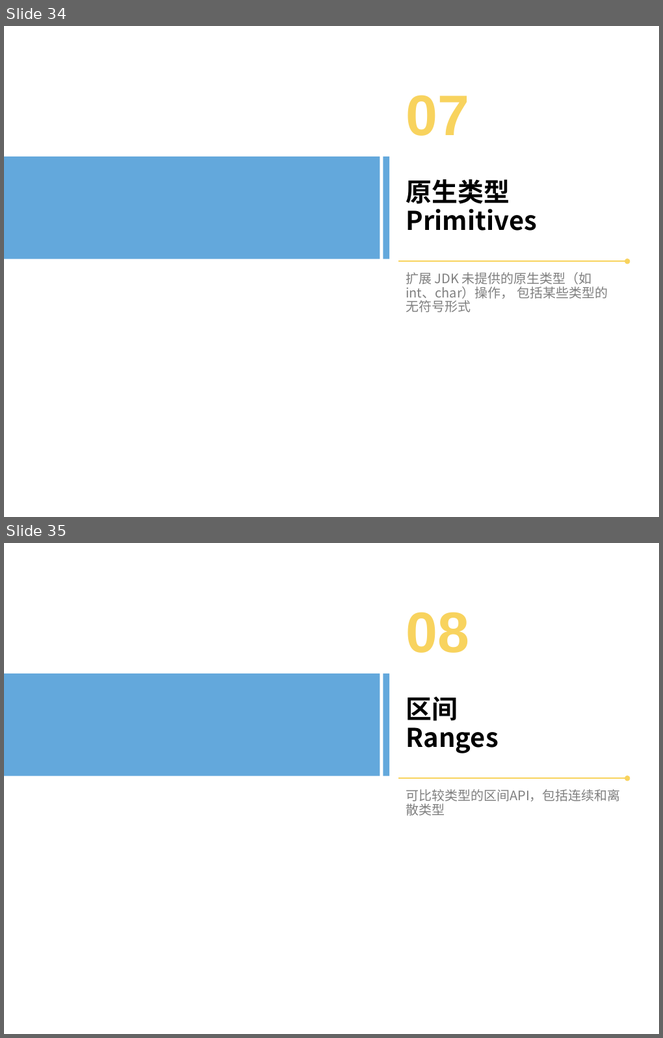
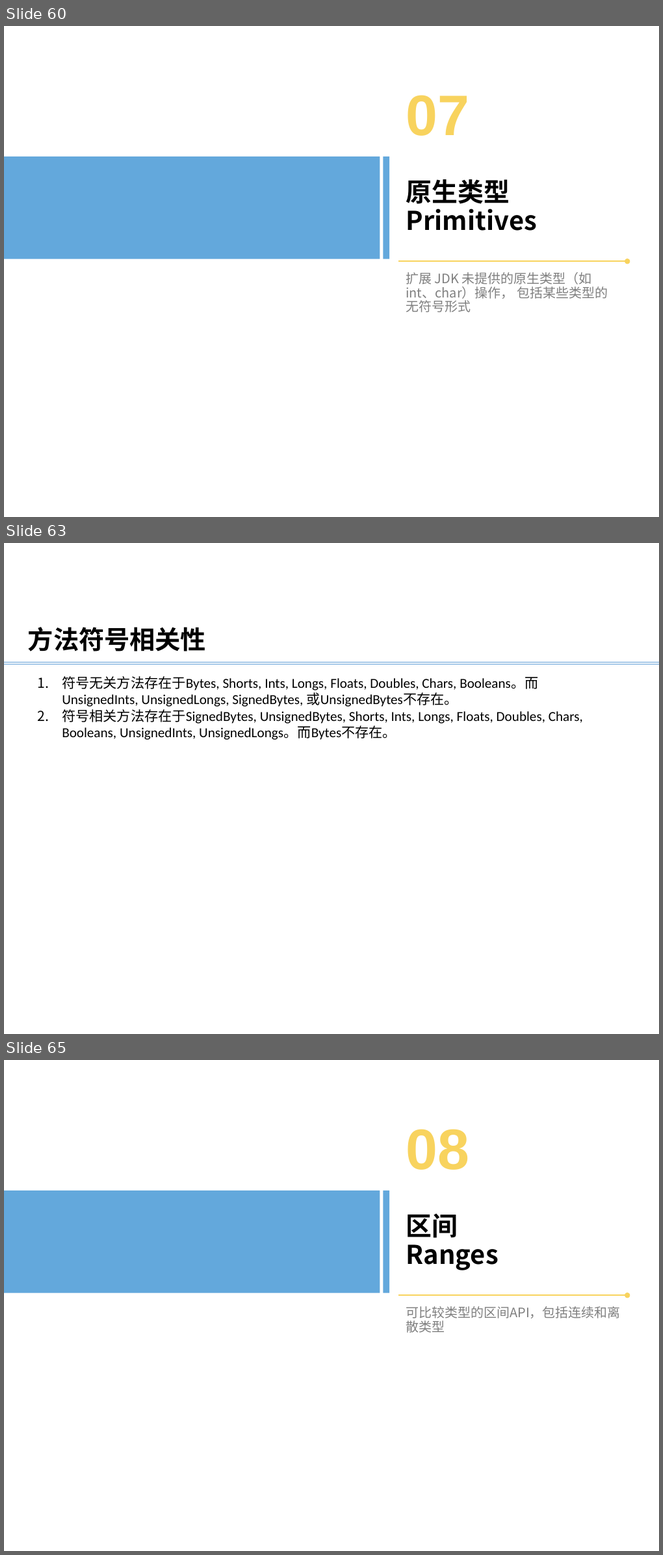
Before and after one commit to bxguo/guava, a slide deck: Guava介绍.pptx. Shown one above the other, each under a label of ours: slides 34 and 35 before the commit, slides 60, 63 and 65 after it; the slides between them are not shown. The pictures are 663x1038 and 663x1555 pixels, drawn with LibreOffice and Linux fonts; fonts in the diff are those of the drawing; background and template pictures are left out. Boxes give left, top, right and bottom in pixels: in the first picture for what was removed or moved away, otherwise in the second. Text is boxed around its words. In the diff, an @@ line names an element or a change of style, - is before the commit and + after.

```diff
--- a/Guava介绍.pptx
+++ b/Guava介绍.pptx
@@ slide 63 added at [4,543,659,1034], background #FFFFFF @@
@@ text added at [28,627,206,652], 28 pt, text #000000, bold @@
+方法符号相关性
@@ line added from (4, 662) to (659, 662), #5B9BD5 0.5 pt @@
@@ line added from (4, 664) to (659, 664), #5B9BD5 0.5 pt @@
@@ text added at [62,676,583,740], 15.1 pt, text #000000 @@
+1. 符号无关方法存在于Bytes, Shorts, Ints, Longs, Floats, Doubles, Chars, Booleans。而UnsignedInts, UnsignedLongs, SignedBytes, 或UnsignedBytes不存在。
+2. 符号相关方法存在于SignedBytes, UnsignedBytes, Shorts, Ints, Longs, Floats, Doubles, Chars, Booleans, UnsignedInts, UnsignedLongs。而Bytes不存在。
@@ what was slide 34 is now slide 60 @@
@@ what was slide 35 is now slide 65 @@
```
Also in this commit, not shown: 1 slide changed, 35 other slides added, 1 other file.
